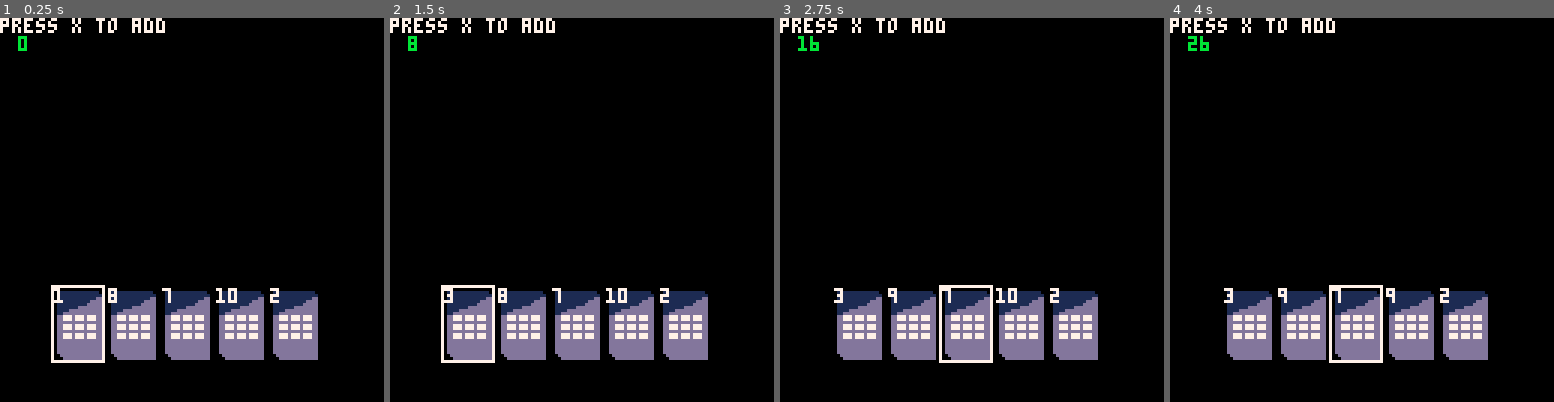
Above: before the commit, frames 1-4 (left to right).
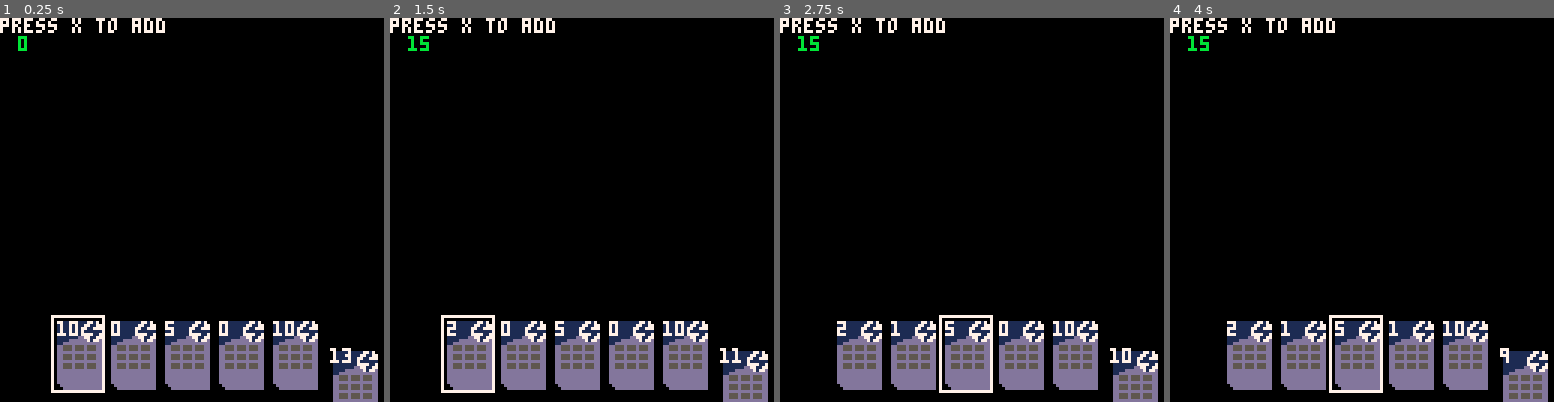
Above: after the commit, the same moments.

Repository: AkuraEx/Pico_Rove
Game: PICO-8 cartridge pico_rove.p8
Same seed, same stepped clock (60 frames per second), same inputs: the game is played once before the commit and once after it.
Inputs:
- Up to frame 1 (0.25 s): no input
- Up to frame 2 (1.5 s): tap X (X key) at 0.33, 1.07 s
- Up to frame 3 (2.75 s): hold Right 1.6-2.1 s; tap X (X key) at 1.85 s; hold Right from 2.47 s (still down)
- Up to frame 4 (4 s): tap X (X key) at 2.97 s; release Right at 3.03 s; hold Left 3.08-3.58 s

The runs differ from the first frame. In frame 1, 15% of the frame differs, in the area x 13-99%, y 69-100%; in frame 2, 15%, in the area x 4-99%, y 4-100%; in frame 3, 15%; in frame 4, 15%.

Commit message:
deck class

Diff:
--- a/card.lua
+++ b/card.lua
@@ -1,11 +1,10 @@
 -- Card Class
 card={
     x = 0,
-    y = 90,
+    y = 100,
     spr = 0,
     spr_x = 2,
     spr_y = 3,
-    suit = "diamonds",
     value = 0,
 
     new=function(self,tbl)
@@ -16,8 +15,8 @@
         return tbl
     end,
 
-    draw = function(self)
-        spr(self.spr, self.x, self.y, self.spr_x, self.spr_y)
-        print(self.value, self.x, self.y, WHITE)
+    draw = function(self, index)
+        spr(self.spr, index * 18, self.y, self.spr_x, self.spr_y)
+        print(self.value, index * 18 + 1, self.y + 1, WHITE)
     end
 }
--- /dev/null
+++ b/deck.lua
@@ -0,0 +1,40 @@
+-- Deck Class
+deck={
+    cardAmount = 18,
+    y = 110,
+    x = 110,
+    cards = {},
+    spr = 0,
+    spr_x = 2,
+    spr_y = 3,
+
+
+    new=function(self,tbl)
+            tbl = tbl or {}
+            setmetatable(tbl, {
+                __index = self
+            })
+            return tbl
+    end,
+
+    init = function(self)
+        for i = 1, 18 do
+            add(self.cards, card:new({
+            value = flr(rnd(13))
+            }))
+        end
+    end,
+
+    draw = function(self)
+        spr(self.spr, self.x, self.y, self.spr_x, self.spr_y)
+        print(self.cardAmount, self.x, self.y, WHITE)
+    end,
+
+    pop = function(self)
+        card = self.cards[self.cardAmount]
+        deli(self.cards, self.cardAmount)
+        self.cardAmount -= 1
+        return card
+    end
+
+}
--- a/helper.lua
+++ b/helper.lua
@@ -2,13 +2,11 @@
 card_selected = 1
 
 function init_actors()
-  cards = {}
-
+  deck = deck:new()
+  deck:init()
+  hand = {}
   for i = 1, 5 do
-    add(cards, card:new({
-      x= 18 * i,
-      value = flr(rnd(13))
-    }))
+    add(hand, deck:pop())
   end
 
 end
@@ -24,13 +22,17 @@
   end
   -- x
   if btnp(5) then
-    number += cards[card_selected].value
-    cards[card_selected].value = flr(rnd(13))
+    number += hand[card_selected].value
+    hand[card_selected] = deck:pop()
   end
 end
 
 function draw_screen()
     print("press x to add", 0, 0, WHITE)
     print(number, MIDDLE, MIDDLE, GREEN)
-    rect(cards[card_selected].x - 1, cards[card_selected].y - 1, cards[card_selected].x + 16, cards[card_selected].y + 24, WHITE)
+    rect(18 * card_selected - 1, hand[card_selected].y - 1, 18 * card_selected + 16, hand[card_selected].y + 24, WHITE)
+    for i = 1, 5 do
+      hand[i]:draw(i)
+    end
+    deck:draw()
 end
--- a/pico_rove.p8
+++ b/pico_rove.p8
@@ -5,24 +5,25 @@
 #include helper.lua
 #include definitions.lua
 #include card.lua
+#include deck.lua
 __gfx__
 00000000000000000000000000000000000000000000000000000000000000000000000000000000000000000000000000000000000000000000000000000000
-01111111111111100000000000000000000000000000000000000000000000000000000000000000000000000000000000000000000000000000000000000000
-01111111111111110000000000000000000000000000000000000000000000000000000000000000000000000000000000000000000000000000000000000000
-01111111111111dd0000000000000000000000000000000000000000000000000000000000000000000000000000000000000000000000000000000000000000
-011111111111dddd0000000000000000000000000000000000000000000000000000000000000000000000000000000000000000000000000000000000000000
-01111111111ddddd0000000000000000000000000000000000000000000000000000000000000000000000000000000000000000000000000000000000000000
-01111111dddddddd0000000000000000000000000000000000000000000000000000000000000000000000000000000000000000000000000000000000000000
-01111ddddddddddd0000000000000000000000000000000000000000000000000000000000000000000000000000000000000000000000000000000000000000
+01111111111771700000000000000000000000000000000000000000000000000000000000000000000000000000000000000000000000000000000000000000
+01111111117711770000000000000000000000000000000000000000000000000000000000000000000000000000000000000000000000000000000000000000
+01111111177117770000000000000000000000000000000000000000000000000000000000000000000000000000000000000000000000000000000000000000
+01111111171111110000000000000000000000000000000000000000000000000000000000000000000000000000000000000000000000000000000000000000
+01111111177771170000000000000000000000000000000000000000000000000000000000000000000000000000000000000000000000000000000000000000
+01111111dd7711770000000000000000000000000000000000000000000000000000000000000000000000000000000000000000000000000000000000000000
+01111dddddd7177d0000000000000000000000000000000000000000000000000000000000000000000000000000000000000000000000000000000000000000
 011ddddddddddddd0000000000000000000000000000000000000000000000000000000000000000000000000000000000000000000000000000000000000000
-0dd777d777d777dd0000000000000000000000000000000000000000000000000000000000000000000000000000000000000000000000000000000000000000
-0dd777d777d777dd0000000000000000000000000000000000000000000000000000000000000000000000000000000000000000000000000000000000000000
+0dd555d555d555dd0000000000000000000000000000000000000000000000000000000000000000000000000000000000000000000000000000000000000000
+0dd555d555d555dd0000000000000000000000000000000000000000000000000000000000000000000000000000000000000000000000000000000000000000
 0ddddddddddddddd0000000000000000000000000000000000000000000000000000000000000000000000000000000000000000000000000000000000000000
-0dd777d777d777dd0000000000000000000000000000000000000000000000000000000000000000000000000000000000000000000000000000000000000000
-0dd777d777d777dd0000000000000000000000000000000000000000000000000000000000000000000000000000000000000000000000000000000000000000
+0dd555d555d555dd0000000000000000000000000000000000000000000000000000000000000000000000000000000000000000000000000000000000000000
+0dd555d555d555dd0000000000000000000000000000000000000000000000000000000000000000000000000000000000000000000000000000000000000000
 0ddddddddddddddd0000000000000000000000000000000000000000000000000000000000000000000000000000000000000000000000000000000000000000
-0dd777d777d777dd0000000000000000000000000000000000000000000000000000000000000000000000000000000000000000000000000000000000000000
-0dd777d777d777dd0000000000000000000000000000000000000000000000000000000000000000000000000000000000000000000000000000000000000000
+0dd555d555d555dd0000000000000000000000000000000000000000000000000000000000000000000000000000000000000000000000000000000000000000
+0dd555d555d555dd0000000000000000000000000000000000000000000000000000000000000000000000000000000000000000000000000000000000000000
 0ddddddddddddddd0000000000000000000000000000000000000000000000000000000000000000000000000000000000000000000000000000000000000000
 0ddddddddddddddd0000000000000000000000000000000000000000000000000000000000000000000000000000000000000000000000000000000000000000
 0ddddddddddddddd0000000000000000000000000000000000000000000000000000000000000000000000000000000000000000000000000000000000000000
--- a/rove.lua
+++ b/rove.lua
@@ -10,7 +10,4 @@
 function _draw()
     cls()
     draw_screen()
-    for card in all(cards) do
-        card:draw()
-    end
 end
Not shown, changed: roveSheet.png
